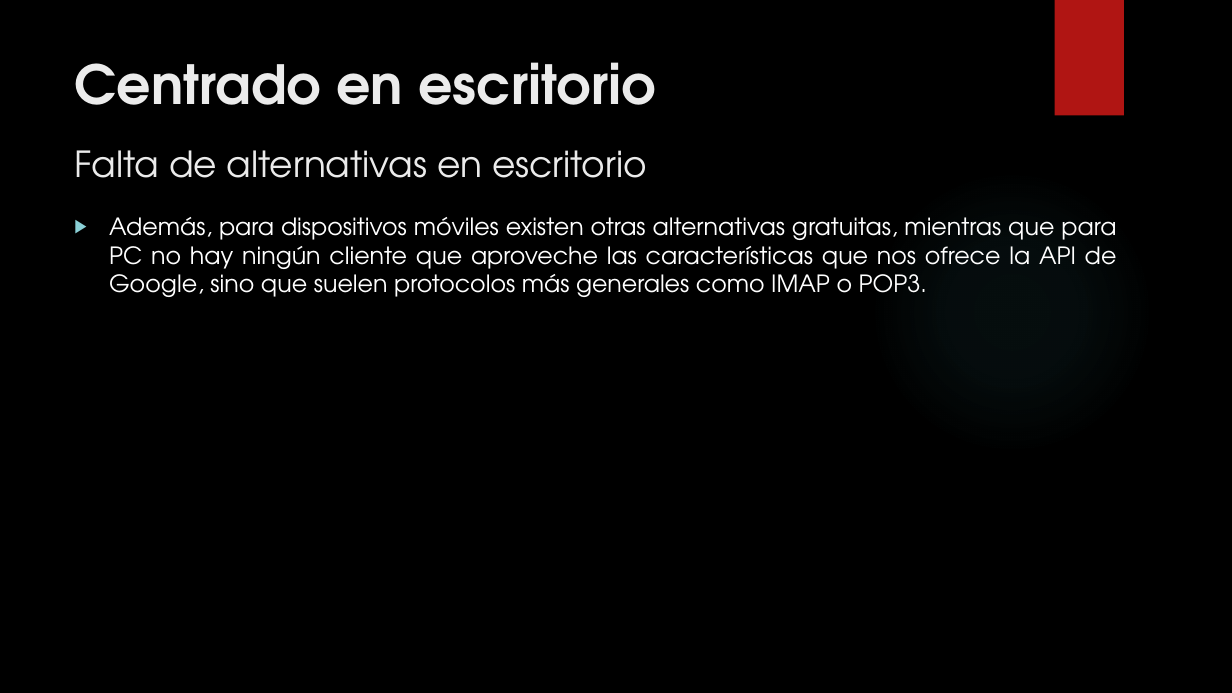
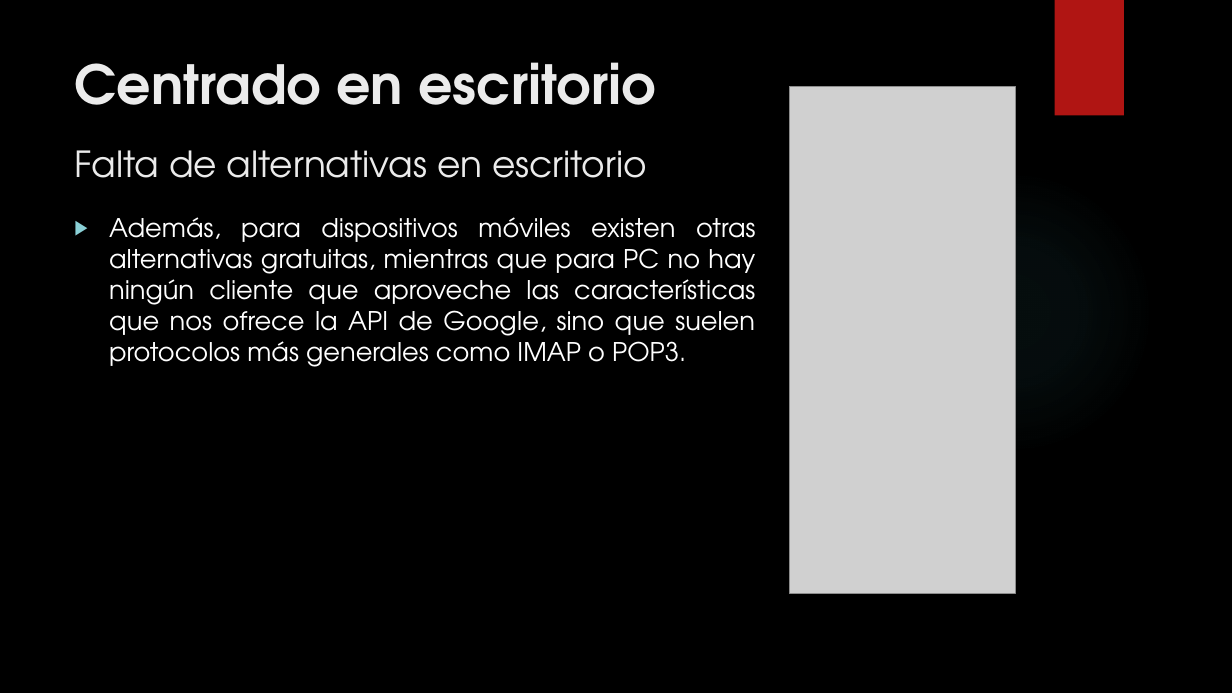
Before and after one commit to Brugarolas/BlackMail, a slide deck: slide 8 of BlackMail.pptx (slide 7 before the commit). Drawn at 1232x693 pixels with LibreOffice and Linux fonts; fonts in the diff are those of the drawing; grey boxes stand for pictures; background and template pictures are left out. Boxes give left, top, right and bottom in pixels: in the first picture for what was removed or moved away, otherwise in the second. Text is boxed around its words. In the diff, an @@ line names an element or a change of style, - is before the commit and + after.

Commit message:
More work on presentation
More work on presentation

```diff
--- a/BlackMail.pptx
+++ b/BlackMail.pptx
@@ picture added at box(789, 86, 1016, 593) @@
@@ text "Además, para dispositivos móviles existen ..." at box(109, 217, 756, 367): size 18.5 to 20 pt @@
```
Also in this commit, not shown: 5 other slides changed, 1 slide added, 1 other file.
